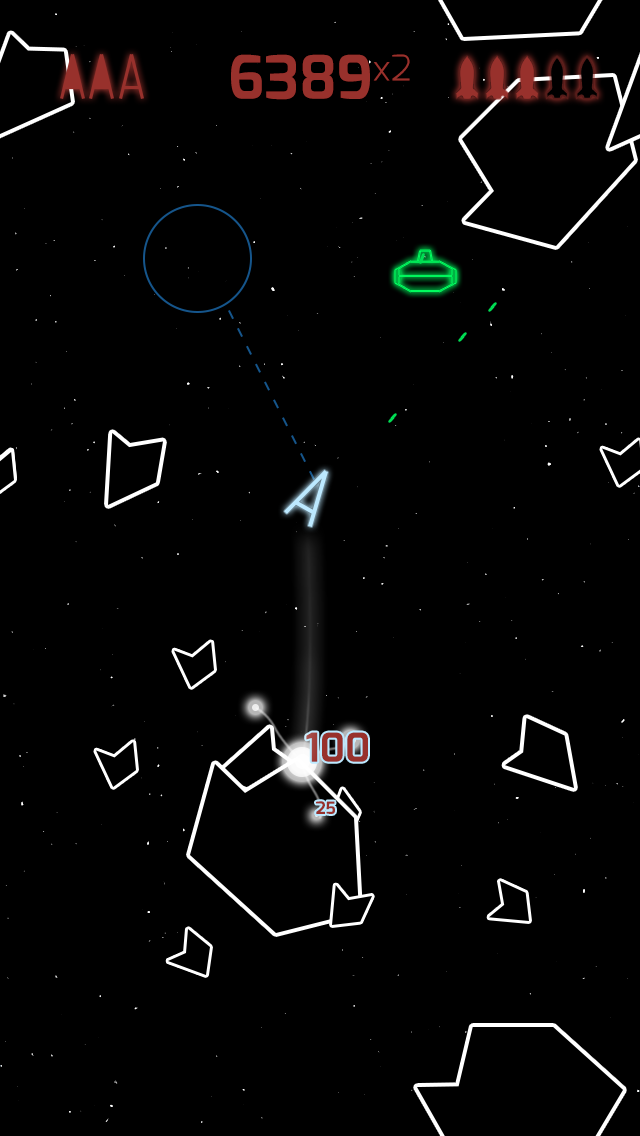
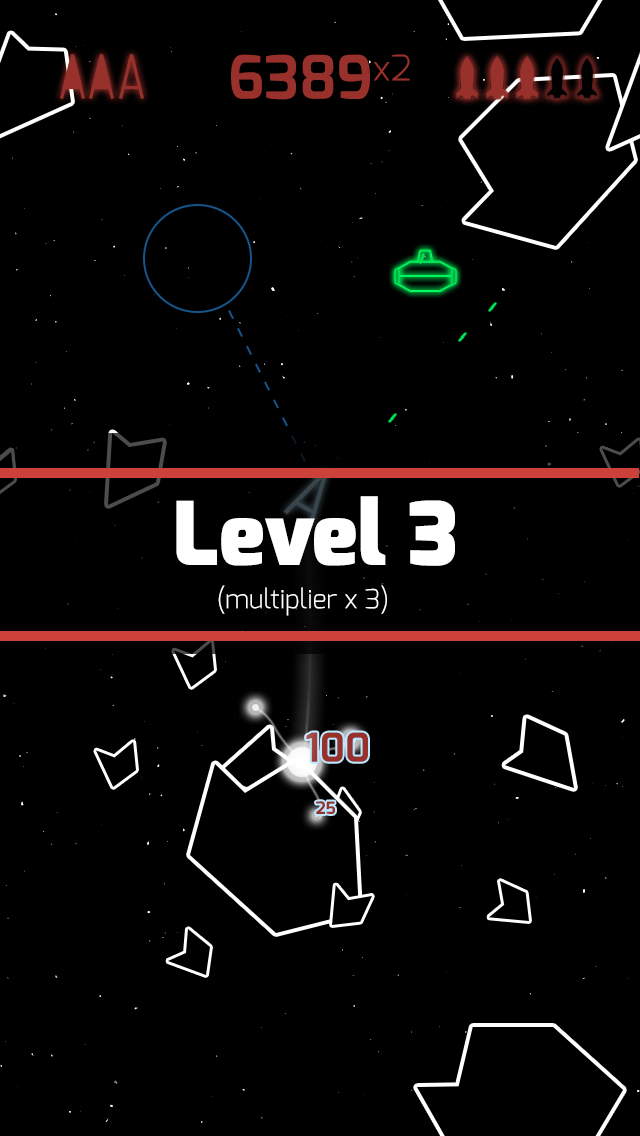
Comparing the layer stacks of the two (640, 1136) images. Changes:
added group "Level up" with 6 layers in group "In game" over [0, 433, 640, 654]
added layer "(multiplier x 3)" in group "Level up" over [218, 585, 387, 616]
added layer "Level 3" in group "Level up" over [176, 496, 455, 566]
added layer "Shape 7 copy 2" in group "Level up" over [0, 631, 640, 641]
added layer "Shape 7" in group "Level up" over [0, 468, 639, 478]
added layer "Rectangle 3" in group "Level up" over [0, 433, 640, 654]
added group "Game over" (1st of 2, in "In game") with 13 layers in group "In game" over [0, 433, 640, 654]
added group "board" with 11 layers in group "Game over" over [77, 433, 564, 654]
